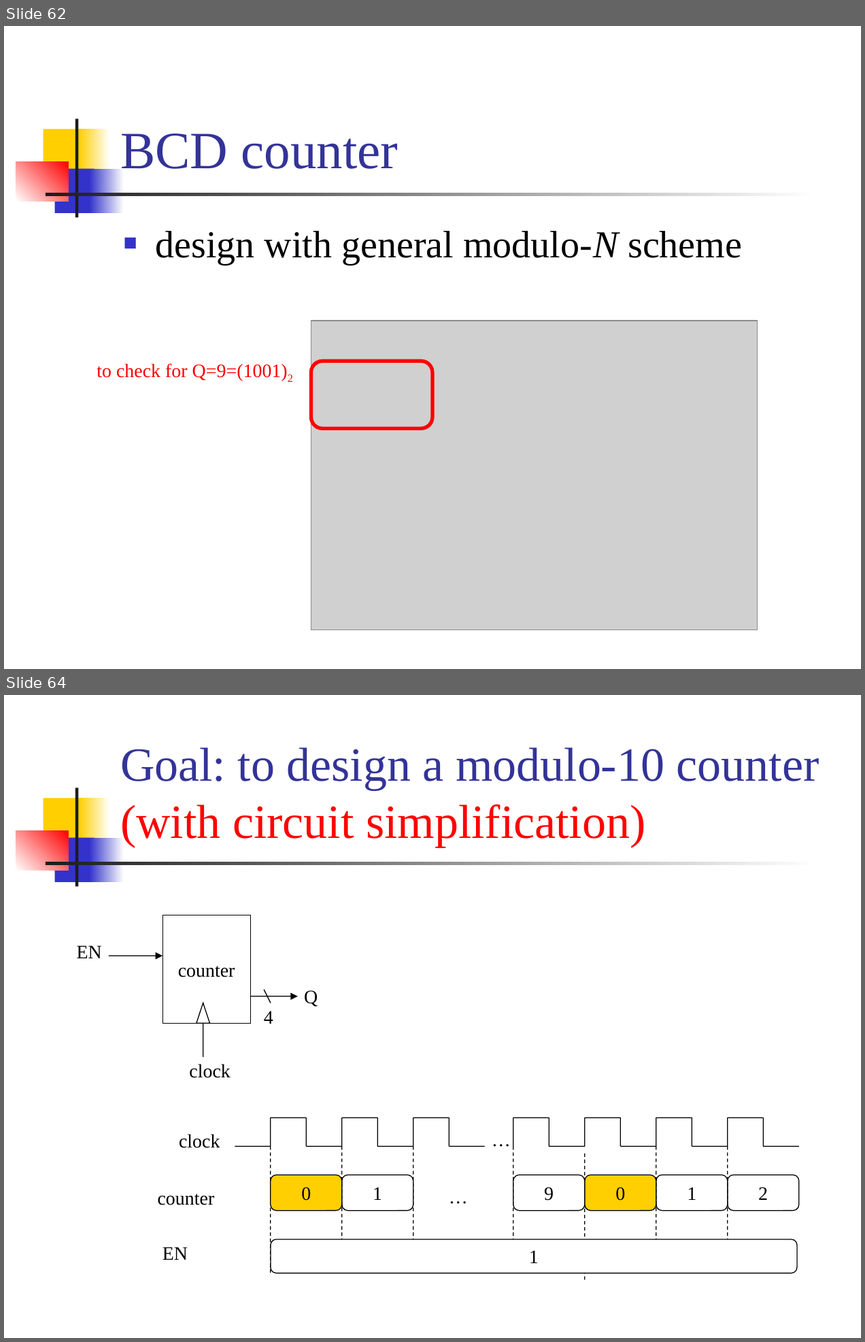
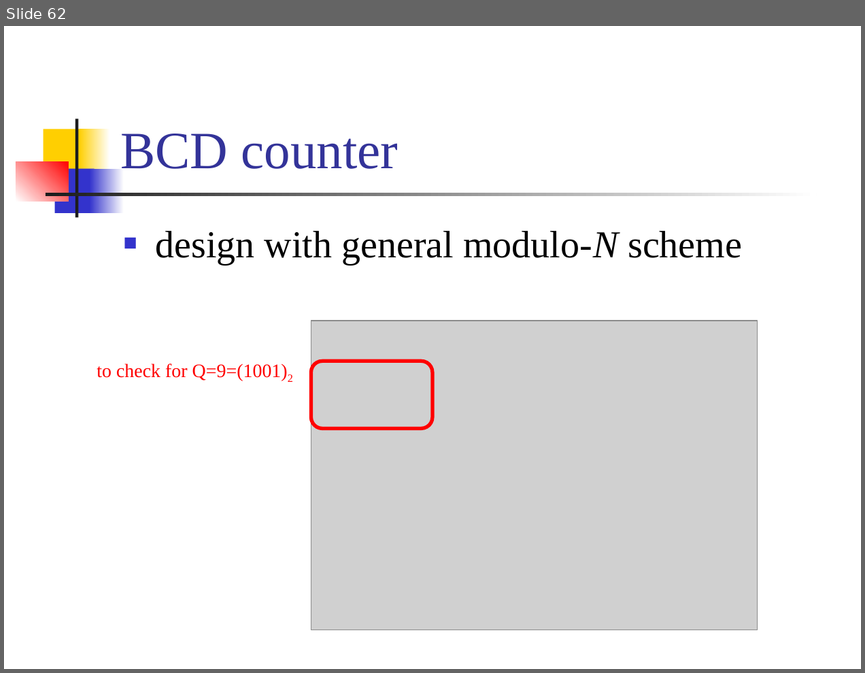
Before and after one commit to CGUSystemCourses/Comp_Org-2018, a slide deck: Lectures/lec04-counters/lec04-counters.pptx. Shown one above the other, each under a label of ours: slides 62 and 64 before the commit, slide 62 after it; the slides between them are not shown. The pictures are 865x1342 and 865x673 pixels, drawn with LibreOffice and Linux fonts; fonts in the diff are those of the drawing; grey boxes stand for pictures. Boxes give left, top, right and bottom in pixels: in the first picture for what was removed or moved away, otherwise in the second. Text is boxed around its words. In the diff, an @@ line names an element or a change of style, - is before the commit and + after.

```diff
--- a/Lectures/lec04-counters/lec04-counters.pptx
+++ b/Lectures/lec04-counters/lec04-counters.pptx
@@ slide 64 removed at (4,695,861,1338), background #FFFFFF; not listed: 7 template elements that a slide beside it also shows @@
@@ title removed at (120,747,819,847) @@
-Goal: to design a modulo-10 counter (with circuit simplification)
@@ group removed at (77,915,317,1078): 4 texts, 2 lines, 2 arrows, 1 rectangle, 1 triangle @@
-counter
-clock
-4
-Q
-EN
@@ group removed at (158,1117,799,1282): 36 lines, 7 rounded rectangles, 5 texts @@
-clock
-counter
-0
-1
-…
-…
-0
-1
-2
-9
-EN
-1
```
Also in this commit, not shown: 6 other slides removed, 1 other file.
